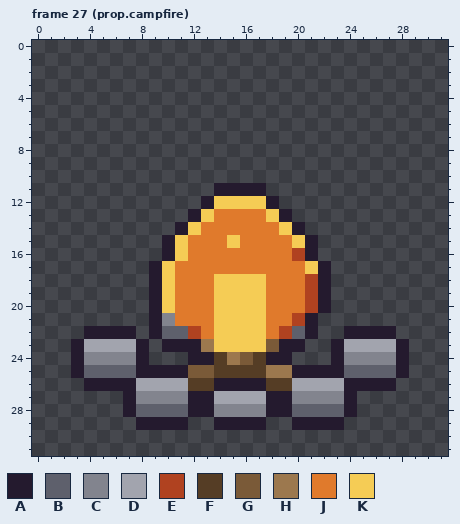
One commit to this pixel-art file: assets/aseprite/props.aseprite. The first picture shows the starting point.
32x32 pixels, 29 frames. Shown: frame 27 (prop.campfire). The commit also changed other frames, which this record leaves out.
Palette (. is transparent): A #241a2e  B #5e606c  C #82848e  D #a2a4ae  E #b04220  F #553d25  G #7a5a38  H #9c784e  J #e07a2c  K #f5cc55
Now the later version:
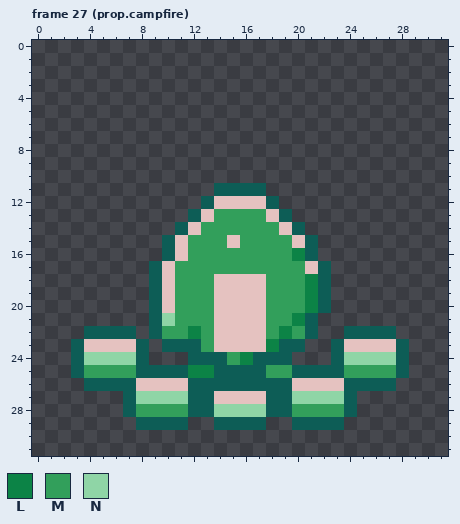
Colours new in this view: L #0c8346  M #329f5b  N #8fd5a6
What changed:
Colour A changes from #241a2e to #0d5d56.
Colour D changes from #a2a4ae to #e5c2c0.
Frame 27 (prop.campfire):
Colour F becomes colour A in row 24 at x 14 and 17; in row 25 at x 14 to 17; in row 26 at x 12 to 13 and 18 to 19.
Colour K becomes colour D in row 12 at x 14 to 17; in row 13 at x 13 and 18; in row 14 at x 12 and 19; in row 15 at x 11, 15 and 20; in row 16 at x 11; in row 17 at x 10 and 21.
Colour K becomes colour D in rows 18 to 20 at x 10 and 14 to 17; in rows 21 to 23 at x 14 to 17.
Colour E becomes colour L in row 16 at x 20; in rows 18 to 20 at x 21; in row 21 at x 20; in row 22 at x 12 and 19.
Colour G becomes colour L in row 23 at x 18; in row 24 at x 16; in row 25 at x 12 to 13.
Colour B becomes colour M in row 22 at x 10 to 11 and 20; in row 25 at x 4 to 7 and 24 to 27; in row 28 at x 8 to 11 and 20 to 23.
Colour H becomes colour M in row 23 at x 13; in row 24 at x 15; in row 25 at x 18 to 19.
Colour J becomes colour M in row 13 at x 14 to 17; in row 14 at x 13 to 18; in row 15 at x 12 to 14 and 16 to 19; in row 16 at x 12 to 19; in row 17 at x 11 to 20; in rows 18 to 20 at x 11 to 13 and 18 to 20.
Colour J becomes colour M in row 21 at x 11 to 13 and 18 to 19; in row 22 at x 13 and 18.
Colour C becomes colour N in row 21 at x 10; in row 24 at x 4 to 7 and 24 to 27; in row 27 at x 8 to 11 and 20 to 23; in row 28 at x 14 to 17.
Pixel boxes of the changes (left, top, right, bottom) in both pictures:
changed: (71, 183, 409, 430)
